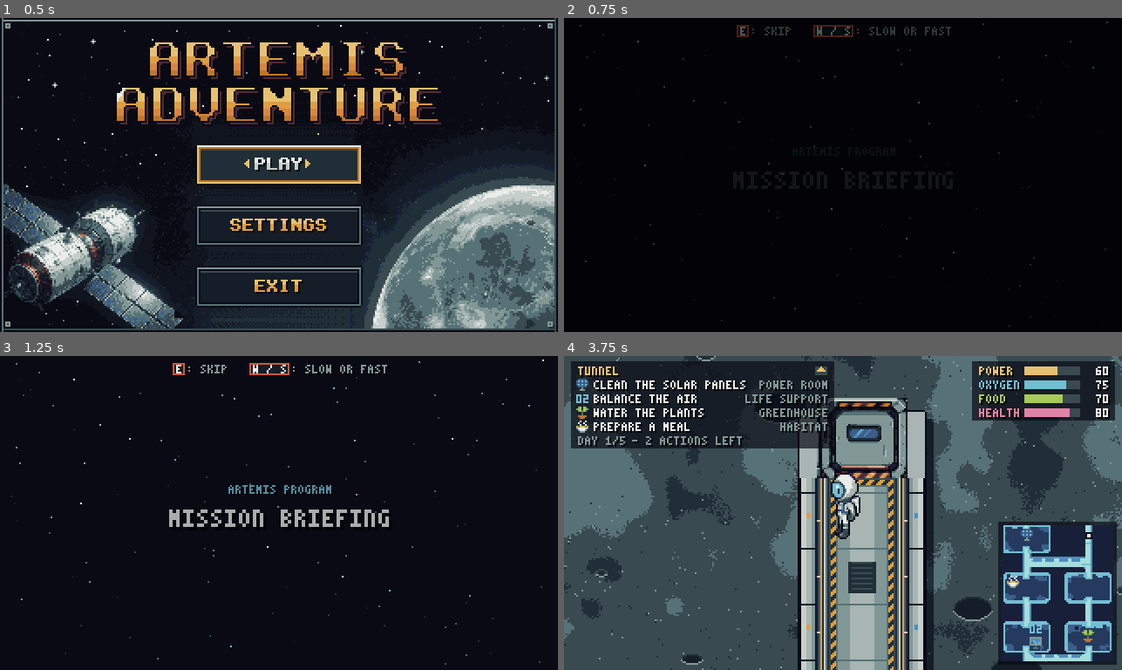
Above: before the commit, frames 1-4 (two rows, left to right).
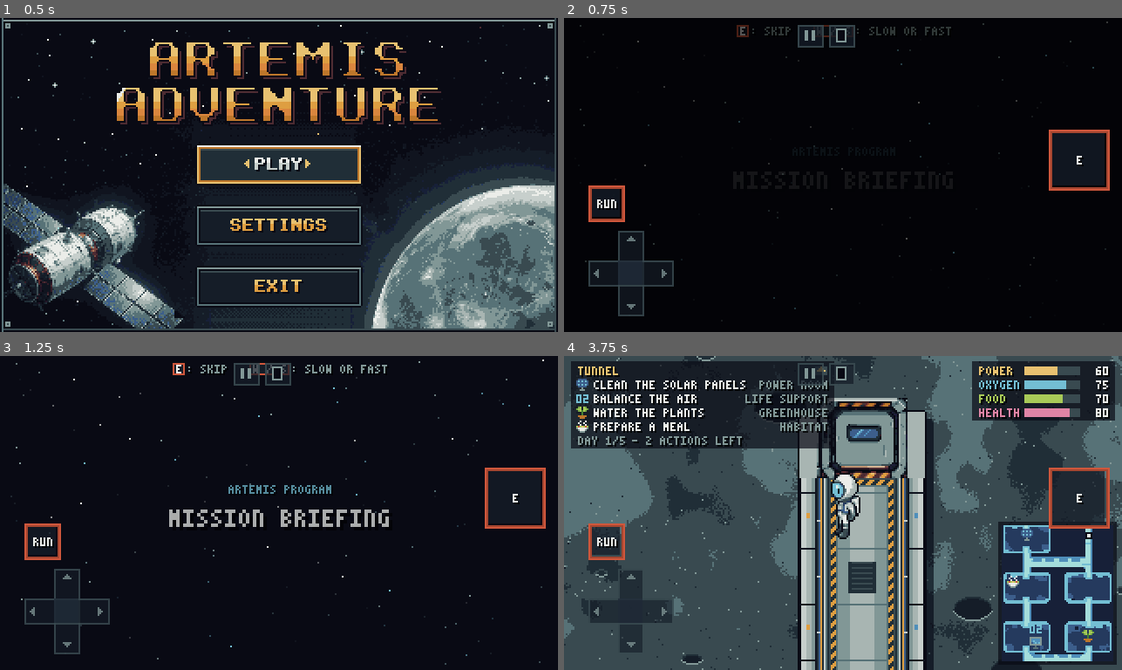
Above: after the commit, the same moments.

Repository: HattoriLoL/Artemis-Adventure
Game: Godot game, scene res://cenas/tela_inicial.tscn
Same seed, same stepped clock (60 frames per second), same inputs: the game is played once before the commit and once after it.
Inputs (mouse positions are in pixels of both pictures, inside the frame that each line leads up to):
- Up to frame 1 (0.5 s): no input
- Up to frame 2 (0.75 s): tap Enter (ui_accept) at 0.5 s; move the mouse to (965, 159) at 0.52 s; hold D (direita) from 0.53 s (still down); hold E (usar) from 0.53 s (still down); click (965, 159) at 0.67 s
- Up to frame 3 (1.25 s): keep holding D (direita); keep holding E (usar); tap Enter (ui_accept) at 0.77 s
- Up to frame 4 (3.75 s): release D (direita) at 1.25 s; release E (usar) at 1.25 s; drag from (731, 528) to (815, 575) at 1.27 s; tap Enter (ui_accept) at 2, 2.75, 3.5 s; move the mouse to (898, 443) at 2.02 s; hold D (direita) 2.03-2.75 s; hold E (usar) 2.03-2.75 s; click (898, 443) at 2.17 s; drag from (815, 575) to (675, 465) at 2.77 s; move the mouse to (1010, 560) at 3.52 s; hold A (esquerda) from 3.53 s (still down); hold E (usar) from 3.53 s (still down); tap J at 3.6 s; click (1010, 560) at 3.67 s

Frame 1 is identical in both runs. In frame 2, 4.0% of the frame differs, in the area x 4-98%, y 2-95%; in frame 3, 1.9%; in frame 4, 4.8%.

Commit message:
feat(mobile): suporte completo a controles touch, D-Pad virtual e otimizacao itch.io

Diff:
--- /dev/null
+++ b/jogo/cenas/mobile/touch_overlay.tscn
@@ -0,0 +1,8 @@
+[gd_scene load_steps=2 format=3]
+
+[ext_resource type="Script" path="res://scripts/mobile/touch_overlay.gd" id="1_touch"]
+
+[node name="TouchOverlay" type="CanvasLayer"]
+layer = 15
+process_mode = 3
+script = ExtResource("1_touch")
--- a/jogo/project.godot
+++ b/jogo/project.godot
@@ -16,6 +16,8 @@
 
 [autoload]
 
+MobileManager="*res://scripts/mobile/mobile_manager.gd"
+TouchOverlay="*res://cenas/mobile/touch_overlay.tscn"
 Opcoes="*res://scripts/opcoes.gd"
 Prints="*res://scripts/prints.gd"
 Missao="*res://scripts/missao.gd"
@@ -28,7 +30,13 @@
 window/size/window_width_override=1280
 window/size/window_height_override=720
 window/stretch/mode="viewport"
+window/stretch/aspect="keep"
 window/stretch/scale_mode="integer"
+
+[input_devices]
+
+pointing/emulate_touch_from_mouse=true
+pointing/emulate_mouse_from_touch=true
 
 [physics]
 
--- a/jogo/scripts/mapa.gd
+++ b/jogo/scripts/mapa.gd
@@ -508,6 +508,8 @@
 		_abrir_tutorial(id_tutorial, caminho, tf)
 		return
 	em_minigame = true
+	if has_node("/root/TouchOverlay"):
+		get_node("/root/TouchOverlay").definir_modo_minigame(true)
 	hud.visible = false
 	jogador.velocity = Vector2.ZERO
 	jogador.set_physics_process(false)
@@ -551,6 +553,8 @@
 ## nada (e o tutorial aparece de novo na próxima vez).
 func _abrir_tutorial(id_tutorial: String, caminho: String, tf: Dictionary) -> void:
 	em_minigame = true
+	if has_node("/root/TouchOverlay"):
+		get_node("/root/TouchOverlay").definir_modo_minigame(true)
 	hud.visible = false
 	jogador.velocity = Vector2.ZERO
 	jogador.set_physics_process(false)
@@ -578,6 +582,8 @@
 ## Abre o card de sala por cima do jogo, como o tutorial; fechar (E, Esc ou X) não gasta nada e o card não volta.
 func _abrir_card_sala(nome: String) -> void:
 	em_minigame = true
+	if has_node("/root/TouchOverlay"):
+		get_node("/root/TouchOverlay").definir_modo_minigame(true)
 	hud.visible = false
 	jogador.velocity = Vector2.ZERO
 	jogador.set_physics_process(false)
@@ -597,6 +603,8 @@
 func abrir_computador() -> void:
 	pc_visto_dia = Missao.dia
 	em_minigame = true
+	if has_node("/root/TouchOverlay"):
+		get_node("/root/TouchOverlay").definir_modo_minigame(true)
 	hud.visible = false
 	jogador.velocity = Vector2.ZERO
 	jogador.set_physics_process(false)
@@ -620,6 +628,8 @@
 func _fechar_minigame(mg: Control) -> void:
 	mg.queue_free()
 	em_minigame = false
+	if has_node("/root/TouchOverlay"):
+		get_node("/root/TouchOverlay").definir_modo_minigame(false)
 	desistir = 0.0
 	aviso_desistir.visible = false
 	quadro_fechou_minigame = Engine.get_process_frames()
--- /dev/null
+++ b/jogo/scripts/mobile/mobile_manager.gd
@@ -0,0 +1,100 @@
+extends Node
+## MobileManager: Gerenciador inteligente de detecção de dispositivo e suporte a toque.
+## Autoload que identifica celulares, tablets, ambientes Web e telas de toque.
+## Permite alternância dinâmica entre modo Teclado/Mouse e Touch Controls sem quebrar o PC.
+
+signal touch_controls_toggled(enabled: bool)
+signal input_mode_changed(mode: String)
+signal controls_minimized_changed(minimized: bool)
+
+## Propriedades de detecção de plataforma
+var is_mobile := false
+var has_touch := false
+var is_web := false
+var is_hybrid_device := false
+
+## Estado dos controles virtuais
+var touch_controls_enabled := false:
+	set(valor):
+		if touch_controls_enabled != valor:
+			touch_controls_enabled = valor
+			touch_controls_toggled.emit(touch_controls_enabled)
+
+var controls_minimized := false:
+	set(valor):
+		if controls_minimized != valor:
+			controls_minimized = valor
+			controls_minimized_changed.emit(controls_minimized)
+
+## Modo atual: "keyboard" ou "touch"
+var input_mode := "keyboard":
+	set(valor):
+		if input_mode != valor:
+			input_mode = valor
+			input_mode_changed.emit(input_mode)
+
+## Flag para forçar o overlay de toque mesmo em PC (útil para testes de desenvolvimento e depuração)
+var force_touch_for_testing := false
+
+
+func _ready() -> void:
+	process_mode = Node.PROCESS_MODE_ALWAYS
+	_detectar_plataforma()
+
+
+func _detectar_plataforma() -> void:
+	is_web = OS.has_feature("web")
+
+	# Detecção explícita de sistemas móveis (nativos e Web)
+	var eh_android: bool = OS.has_feature("android") or OS.has_feature("web_android")
+	var eh_ios: bool = OS.has_feature("ios") or OS.has_feature("web_ios")
+	is_mobile = eh_android or eh_ios
+
+	# Detecção de capacidade touchscreen
+	has_touch = DisplayServer.is_touchscreen_available()
+
+	# Dispositivo híbrido (ex: notebook touch, tablet com teclado conectado)
+	if has_touch and not is_mobile:
+		is_hybrid_device = true
+
+	# Ativação inicial dos controles
+	if is_mobile or (has_touch and not is_hybrid_device) or force_touch_for_testing:
+		touch_controls_enabled = true
+		input_mode = "touch"
+	else:
+		touch_controls_enabled = false
+		input_mode = "keyboard"
+
+	print("[MobileManager] Inicializado: is_mobile=%s, has_touch=%s, is_web=%s, controls_enabled=%s" % [
+		is_mobile, has_touch, is_web, touch_controls_enabled
+	])
+
+
+func _unhandled_input(ev: InputEvent) -> void:
+	# Observador dinâmico: se houver toque na tela pela primeira vez, ativa modo touch
+	if ev is InputEventScreenTouch or ev is InputEventScreenDrag:
+		has_touch = true
+		if input_mode != "touch":
+			input_mode = "touch"
+		if not touch_controls_enabled:
+			touch_controls_enabled = true
+	elif ev is InputEventKey:
+		# Se tecla física for usada em dispositivo híbrido, registra modo teclado
+		if input_mode != "keyboard":
+			input_mode = "keyboard"
+
+
+## Alterna manualmente a exibição dos controles virtuais
+func alternar_controles() -> void:
+	touch_controls_enabled = not touch_controls_enabled
+
+
+## Alterna o estado minimizado/compacto dos controles
+func alternar_minimizado() -> void:
+	controls_minimized = not controls_minimized
+
+
+## Vibração háptica de resposta a botões de toque (se suportada)
+func vibrar(ms: int = 25) -> void:
+	if is_mobile and Input.has_method("vibrate_handheld"):
+		Input.vibrate_handheld(ms)
--- /dev/null
+++ b/jogo/scripts/mobile/touch_overlay.gd
@@ -0,0 +1,151 @@
+extends CanvasLayer
+## TouchOverlay: Camada de controles touch na tela para dispositivos móveis e navegadores web.
+## Gerencia o D-Pad, o Botão de Ação [E], o Botão de Corrida e atalhos de topo (Pausa e Minimizar).
+
+const Fonte = preload("res://scripts/fonte.gd")
+const VirtualDPad = preload("res://scripts/mobile/virtual_dpad.gd")
+const VirtualActionButton = preload("res://scripts/mobile/virtual_action_button.gd")
+
+const COR_FUNDO_BOTAO := Color("#151d28", 0.75)
+const COR_BORDA_BOTAO := Color("#394a50", 0.90)
+const COR_ICONE := Color("#819796")
+const COR_ICONE_ATIVO := Color("#f2b134")
+
+var raiz_ui: Control
+var dpad: Control
+var btn_acao: Control
+var btn_correr: Control
+var btn_pausa: Control
+var btn_toggle: Control
+
+var em_minigame := false
+
+
+func _ready() -> void:
+	layer = 15
+	process_mode = Node.PROCESS_MODE_ALWAYS
+	_construir_ui()
+	_conectar_mobile_manager()
+	_atualizar_visibilidade()
+
+
+func _conectar_mobile_manager() -> void:
+	var mm = get_node_or_null("/root/MobileManager")
+	if mm:
+		mm.touch_controls_toggled.connect(_ao_alternar_controles)
+		mm.controls_minimized_changed.connect(_ao_alternar_minimizado)
+
+
+func _atualizar_visibilidade() -> void:
+	var mm = get_node_or_null("/root/MobileManager")
+	if mm:
+		visible = mm.touch_controls_enabled
+	else:
+		visible = false
+
+
+func _ao_alternar_controles(habilitado: bool) -> void:
+	visible = habilitado
+
+
+func _ao_alternar_minimizado(minimizado: bool) -> void:
+	if dpad:
+		dpad.visible = not minimizado and not em_minigame
+	if btn_acao:
+		btn_acao.visible = not minimizado
+	if btn_correr:
+		btn_correr.visible = not minimizado and not em_minigame
+
+
+## Notificação chamada pelo mapa.gd quando entra ou sai de minigame
+func definir_modo_minigame(ativo: bool, precisa_usar := true) -> void:
+	em_minigame = ativo
+	var mm = get_node_or_null("/root/MobileManager")
+	var minimizado: bool = mm.controls_minimized if mm else false
+
+	if dpad:
+		dpad.visible = not ativo and not minimizado
+	if btn_correr:
+		btn_correr.visible = not ativo and not minimizado
+	if btn_acao:
+		btn_acao.visible = (precisa_usar or not ativo) and not minimizado
+
+
+func _construir_ui() -> void:
+	raiz_ui = Control.new()
+	raiz_ui.name = "ControlesTouch"
+	raiz_ui.set_anchors_preset(Control.PRESET_FULL_RECT)
+	raiz_ui.mouse_filter = Control.MOUSE_FILTER_IGNORE
+	add_child(raiz_ui)
+
+	# 1. D-Pad Virtual (Inferior Esquerdo)
+	dpad = VirtualDPad.new()
+	dpad.name = "DPad"
+	dpad.raio = 24.0
+	dpad.position = Vector2(10, 118)
+	raiz_ui.add_child(dpad)
+
+	# 2. Botão de Corrida Virtual (Pequeno, acima do D-Pad)
+	btn_correr = VirtualActionButton.new()
+	btn_correr.name = "BtnCorrer"
+	btn_correr.raio = 10.0
+	btn_correr.rotulo = "RUN"
+	btn_correr.acao = "correr"
+	btn_correr.position = Vector2(12, 94)
+	raiz_ui.add_child(btn_correr)
+
+	# 3. Botão de Interação [E] (Lado Direito, posicionado ergonomicamente entre as barras e o minimapa)
+	btn_acao = VirtualActionButton.new()
+	btn_acao.name = "BtnInteragir"
+	btn_acao.raio = 17.0
+	btn_acao.rotulo = "E"
+	btn_acao.acao = "usar"
+	btn_acao.position = Vector2(276, 62)
+	raiz_ui.add_child(btn_acao)
+
+	# 4. Botão de Pausa (Topo Central, livre de sobreposição com tarefas e recursos)
+	btn_pausa = _criar_botao_topo(Vector2(134, 4), Vector2(14, 12), "pausa")
+	raiz_ui.add_child(btn_pausa)
+
+	# 5. Botão de Ocultar/Minimizar Controles (Ao lado da pausa)
+	btn_toggle = _criar_botao_topo(Vector2(152, 4), Vector2(14, 12), "toggle")
+	raiz_ui.add_child(btn_toggle)
+
+
+func _criar_botao_topo(pos: Vector2, tam: Vector2, tipo: String) -> Control:
+	var btn := Control.new()
+	btn.position = pos
+	btn.custom_minimum_size = tam
+	btn.size = tam
+	btn.mouse_filter = Control.MOUSE_FILTER_STOP
+
+	btn.gui_input.connect(func(ev: InputEvent):
+		if (ev is InputEventScreenTouch and ev.pressed) or (ev is InputEventMouseButton and ev.pressed and ev.button_index == MOUSE_BUTTON_LEFT):
+			if tipo == "pausa":
+				if not InputMap.has_action("ui_cancel"):
+					InputMap.add_action("ui_cancel")
+				Input.action_press("ui_cancel")
+				# Libera no quadro seguinte para registrar o pulso de clique
+				get_tree().create_timer(0.05).timeout.connect(func(): Input.action_release("ui_cancel"))
+			elif tipo == "toggle":
+				var mm = get_node_or_null("/root/MobileManager")
+				if mm:
+					mm.alternar_minimizado()
+	)
+
+	btn.draw.connect(func():
+		var r := Rect2(Vector2.ZERO, tam)
+		btn.draw_rect(r, COR_FUNDO_BOTAO)
+		btn.draw_rect(r, COR_BORDA_BOTAO, false, 1.0)
+
+		if tipo == "pausa":
+			# Desenha símbolo de pausa [||]
+			btn.draw_rect(Rect2(4, 3, 2, 6), COR_ICONE)
+			btn.draw_rect(Rect2(8, 3, 2, 6), COR_ICONE)
+		elif tipo == "toggle":
+			# Desenha ícone de controle / tela touch [📱]
+			btn.draw_rect(Rect2(4, 2, 6, 8), COR_ICONE)
+			btn.draw_rect(Rect2(5, 3, 4, 6), Color("#090a14"))
+	)
+
+	return btn
--- /dev/null
+++ b/jogo/scripts/mobile/virtual_action_button.gd
@@ -0,0 +1,110 @@
+extends Control
+## VirtualActionButton: Botão virtual de ação e interação ("usar" / [E]) em pixel art.
+## Alimenta a Input Action nativa "usar" com suporte a toque simples, toque contínuo e háptico.
+
+const Fonte = preload("res://scripts/fonte.gd")
+
+const COR_FUNDO := Color("#151d28", 0.75)
+const COR_FUNDO_PRESS := Color("#cf573c", 0.90)
+const COR_BORDA := Color("#cf573c", 1.0) # Borda vermelha característica de tecla de ação
+const COR_BORDA_PRESS := Color("#f2b134", 1.0)
+const COR_TEXTO := Color("#ebede9")
+const COR_TEXTO_PRESS := Color("#090a14")
+
+@export var raio: float = 16.0
+@export var rotulo: String = "E"
+@export var acao: String = "usar"
+
+var touch_id := -1
+var pressionado := false
+
+
+func _ready() -> void:
+	custom_minimum_size = Vector2(raio * 2 + 4, raio * 2 + 4)
+	mouse_filter = Control.MOUSE_FILTER_STOP
+
+
+func _exit_tree() -> void:
+	_liberar()
+
+
+func _notification(what: int) -> void:
+	if what == NOTIFICATION_PAUSED or what == NOTIFICATION_VISIBILITY_CHANGED:
+		if not is_visible_in_tree():
+			_liberar()
+
+
+func _gui_input(ev: InputEvent) -> void:
+	if ev is InputEventScreenTouch:
+		if ev.pressed and touch_id == -1:
+			touch_id = ev.index
+			_pressionar()
+			accept_event()
+		elif not ev.pressed and ev.index == touch_id:
+			_liberar()
+			accept_event()
+	elif ev is InputEventScreenDrag and ev.index == touch_id:
+		# Se arrastar o dedo para fora do raio do botão, libera a ação
+		var centro := size / 2.0
+		if (ev.position - centro).length() > (raio * 1.6):
+			_liberar()
+			accept_event()
+	# Suporte a mouse para testes no PC
+	elif ev is InputEventMouseButton:
+		if ev.button_index == MOUSE_BUTTON_LEFT:
+			if ev.pressed and touch_id == -1:
+				touch_id = 999
+				_pressionar()
+				accept_event()
+			elif not ev.pressed and touch_id == 999:
+				_liberar()
+				accept_event()
+
+
+func _pressionar() -> void:
+	if not pressionado:
+		pressionado = true
+		if not InputMap.has_action(acao):
+			InputMap.add_action(acao)
+		Input.action_press(acao)
+
+		# Feedback tátil sutil em mobile
+		if Engine.has_singleton("MobileManager") or get_node_or_null("/root/MobileManager"):
+			var mm = get_node_or_null("/root/MobileManager")
+			if mm and mm.has_method("vibrar"):
+				mm.vibrar(20)
+
+		queue_redraw()
+
+
+func _liberar() -> void:
+	if pressionado:
+		pressionado = false
+		touch_id = -1
+		if InputMap.has_action(acao):
+			Input.action_release(acao)
+		queue_redraw()
+
+
+func _draw() -> void:
+	var c := size / 2.0
+	var r := raio
+	var rect_botao := Rect2(c.x - r, c.y - r, r * 2.0, r * 2.0)
+
+	# Fundo do botão circular/octogonal em pixel art
+	var fundo := COR_FUNDO_PRESS if pressionado else COR_FUNDO
+	var borda := COR_BORDA_PRESS if pressionado else COR_BORDA
+
+	# Desenho com cantos cortados (estilo sci-fi retrô)
+	draw_rect(rect_botao.grow(-2), fundo)
+	draw_rect(rect_botao, borda, false, 1.0)
+
+	# Borda interna de relevo
+	draw_rect(rect_botao.grow(-1), borda.darkened(0.2) if not pressionado else borda.lightened(0.2), false, 1.0)
+
+	# Letra da tecla [E] centralizada
+	var y_off := 1.0 if pressionado else 0.0
+	var cor_txt := COR_TEXTO_PRESS if pressionado else COR_TEXTO
+	var x_pos := c.x
+	var y_pos := c.y - 2.5 + y_off
+	Fonte.centralizado(self, rotulo, x_pos, y_pos, cor_txt)
--- /dev/null
+++ b/jogo/scripts/mobile/virtual_dpad.gd
@@ -0,0 +1,189 @@
+extends Control
+## VirtualDPad: D-Pad direcional virtual em pixel art para movimentação em 8 direções.
+## Alimenta as Input Actions nativas ("cima", "baixo", "esquerda", "direita", "correr").
+
+const COR_FUNDO := Color("#151d28", 0.65)
+const COR_BORDA := Color("#394a50", 0.85)
+const COR_BORDA_CLARA := Color("#819796", 0.90)
+const COR_NORMAL := Color("#819796", 0.75)
+const COR_ATIVO := Color("#f2b134", 1.0) # Amarelo Apolo brilhante
+const COR_CENTRO := Color("#202b38", 0.8)
+
+var touch_id := -1
+var ativo := false
+var vetor_direcao := Vector2.ZERO
+
+var pressionado_cima := false
+var pressionado_baixo := false
+var pressionado_esquerda := false
+var pressionado_direita := false
+var pressionado_correr := false
+
+# Dimensões do D-Pad
+@export var raio: float = 24.0
+@export var zona_morta: float = 5.0
+
+
+func _ready() -> void:
+	custom_minimum_size = Vector2(raio * 2 + 8, raio * 2 + 8)
+	mouse_filter = Control.MOUSE_FILTER_STOP
+
+
+func _exit_tree() -> void:
+	_liberar_tudo()
+
+
+func _notification(what: int) -> void:
+	if what == NOTIFICATION_PAUSED or what == NOTIFICATION_VISIBILITY_CHANGED:
+		if not is_visible_in_tree():
+			_liberar_tudo()
+
+
+func _gui_input(ev: InputEvent) -> void:
+	if ev is InputEventScreenTouch:
+		if ev.pressed and touch_id == -1:
+			touch_id = ev.index
+			_atualizar_toque(ev.position)
+			accept_event()
+		elif not ev.pressed and ev.index == touch_id:
+			_liberar_tudo()
+			accept_event()
+	elif ev is InputEventScreenDrag and ev.index == touch_id:
+		_atualizar_toque(ev.position)
+		accept_event()
+	# Suporte a mouse (para testes e depuração no editor / PC)
+	elif ev is InputEventMouseButton:
+		if ev.button_index == MOUSE_BUTTON_LEFT:
+			if ev.pressed and touch_id == -1:
+				touch_id = 999
+				_atualizar_toque(ev.position)
+				accept_event()
+			elif not ev.pressed and touch_id == 999:
+				_liberar_tudo()
+				accept_event()
+	elif ev is InputEventMouseMotion and touch_id == 999:
+		_atualizar_toque(ev.position)
+		accept_event()
+
+
+func _atualizar_toque(pos: Vector2) -> void:
+	var centro := size / 2.0
+	var offset := pos - centro
+	var dist := offset.length()
+
+	if dist < zona_morta:
+		vetor_direcao = Vector2.ZERO
+		_atualizar_acoes(false, false, false, false, false)
+		queue_redraw()
+		return
+
+	# Normaliza e calcula componentes direcionais
+	var dir := offset.normalized()
+	vetor_direcao = dir
+
+	# Verifica se está no limite externo para ativar corrida rápida
+	var correr: bool = dist > (raio * 0.85)
+
+	var threshold := 0.38
+	var c := dir.y < -threshold
+	var b := dir.y > threshold
+	var e := dir.x < -threshold
+	var d := dir.x > threshold
+
+	_atualizar_acoes(c, b, e, d, correr)
+	queue_redraw()
+
+
+func _atualizar_acoes(c: bool, b: bool, e: bool, d: bool, correr: bool) -> void:
+	if c != pressionado_cima:
+		pressionado_cima = c
+		_set_action("cima", c)
+
+	if b != pressionado_baixo:
+		pressionado_baixo = b
+		_set_action("baixo", b)
+
+	if e != pressionado_esquerda:
+		pressionado_esquerda = e
+		_set_action("esquerda", e)
+
+	if d != pressionado_direita:
+		pressionado_direita = d
+		_set_action("direita", d)
+
+	if correr != pressionado_correr:
+		pressionado_correr = correr
+		_set_action("correr", correr)
+
+
+func _set_action(acao: String, pressionar: bool) -> void:
+	if not InputMap.has_action(acao):
+		InputMap.add_action(acao)
+	if pressionar:
+		Input.action_press(acao)
+	else:
+		Input.action_release(acao)
+
+
+func _liberar_tudo() -> void:
+	touch_id = -1
+	vetor_direcao = Vector2.ZERO
+	_atualizar_acoes(false, false, false, false, false)
+	queue_redraw()
+
+
+func _draw() -> void:
+	var c := size / 2.0
+
+	# Fundo da base do D-Pad (formato de cruz clássica em pixel art)
+	var w := 14.0
+	var h := raio * 2.0
+
+	# Braço Vertical
+	draw_rect(Rect2(c.x - w / 2.0, c.y - raio, w, h), COR_FUNDO)
+	draw_rect(Rect2(c.x - w / 2.0, c.y - raio, w, h), COR_BORDA, false, 1.0)
+
+	# Braço Horizontal
+	draw_rect(Rect2(c.x - raio, c.y - w / 2.0, h, w), COR_FUNDO)
+	draw_rect(Rect2(c.x - raio, c.y - w / 2.0, h, w), COR_BORDA, false, 1.0)
+
+	# Miolo Central
+	draw_rect(Rect2(c.x - w / 2.0, c.y - w / 2.0, w, w), COR_CENTRO)
+
+	# Setinhas direcionais
+	_desenha_seta_cima(Vector2(c.x, c.y - raio + 5), pressionado_cima)
+	_desenha_seta_baixo(Vector2(c.x, c.y + raio - 6), pressionado_baixo)
+	_desenha_seta_esquerda(Vector2(c.x - raio + 5, c.y), pressionado_esquerda)
+	_desenha_seta_direita(Vector2(c.x + raio - 6, c.y), pressionado_direita)
+
+
+func _desenha_seta_cima(p: Vector2, ativo: bool) -> void:
+	var cor: Color = COR_ATIVO if ativo else COR_NORMAL
+	var y_off: float = -1.0 if ativo else 0.0
+	draw_rect(Rect2(p.x, p.y + y_off - 2, 1, 1), cor)
+	draw_rect(Rect2(p.x - 1, p.y + y_off - 1, 3, 1), cor)
+	draw_rect(Rect2(p.x - 2, p.y + y_off, 5, 1), cor)
+
+
+func _desenha_seta_baixo(p: Vector2, ativo: bool) -> void:
+	var cor: Color = COR_ATIVO if ativo else COR_NORMAL
+	var y_off: float = 1.0 if ativo else 0.0
+	draw_rect(Rect2(p.x - 2, p.y + y_off, 5, 1), cor)
+	draw_rect(Rect2(p.x - 1, p.y + y_off + 1, 3, 1), cor)
+	draw_rect(Rect2(p.x, p.y + y_off + 2, 1, 1), cor)
+
+
+func _desenha_seta_esquerda(p: Vector2, ativo: bool) -> void:
+	var cor: Color = COR_ATIVO if ativo else COR_NORMAL
+	var x_off: float = -1.0 if ativo else 0.0
+	draw_rect(Rect2(p.x + x_off - 2, p.y, 1, 1), cor)
+	draw_rect(Rect2(p.x + x_off - 1, p.y - 1, 1, 3), cor)
+	draw_rect(Rect2(p.x + x_off, p.y - 2, 1, 5), cor)
+
+
+func _desenha_seta_direita(p: Vector2, ativo: bool) -> void:
+	var cor: Color = COR_ATIVO if ativo else COR_NORMAL
+	var x_off: float = 1.0 if ativo else 0.0
+	draw_rect(Rect2(p.x + x_off, p.y - 2, 1, 5), cor)
+	draw_rect(Rect2(p.x + x_off + 1, p.y - 1, 1, 3), cor)
+	draw_rect(Rect2(p.x + x_off + 2, p.y, 1, 1), cor)
--- /dev/null
+++ b/jogo/tests/mobile/test_minigame_touch.gd
@@ -0,0 +1,30 @@
+extends SceneTree
+
+func _init() -> void:
+	print("--- TESTE INICIADO: test_minigame_touch.gd ---")
+
+	var overlay = load("res://cenas/mobile/touch_overlay.tscn").instantiate()
+	root.add_child(overlay)
+
+	for i in 5:
+		await process_frame
+
+	assert(overlay.dpad != null, "D-Pad deve estar instanciado")
+	assert(overlay.btn_acao != null, "Botão Ação deve estar instanciado")
+	assert(overlay.btn_pausa != null, "Botão Pausa deve estar instanciado")
+	print("OK: Componentes do TouchOverlay instanciados corretamente")
+
+	# Simula entrada em minigame
+	overlay.definir_modo_minigame(true)
+	assert(overlay.dpad.visible == false, "D-Pad deve ser recolhido durante minigames para desobstruir a tela")
+	assert(overlay.btn_acao.visible == true, "Botão [E] deve continuar visível para minigames que precisam de interação")
+	print("OK: Modo minigame ativo validado (D-Pad oculto, Ação visível)")
+
+	# Simula saída de minigame
+	overlay.definir_modo_minigame(false)
+	assert(overlay.dpad.visible == true, "D-Pad deve reaparecer ao sair do minigame")
+	print("OK: Retorno do minigame validado")
+
+	overlay.queue_free()
+	print("--- TESTE CONCLUÍDO COM SUCESSO: test_minigame_touch.gd ---")
+	quit(0)
--- /dev/null
+++ b/jogo/tests/mobile/test_mobile_detection.gd
@@ -0,0 +1,40 @@
+extends SceneTree
+
+func _init() -> void:
+	print("--- TESTE INICIADO: test_mobile_detection.gd ---")
+
+	# Aguarda inicialização do SceneTree
+	for i in 3:
+		await process_frame
+
+	var mm = root.get_node_or_null("MobileManager")
+	assert(mm != null, "Autoload MobileManager deve estar presente no root")
+
+	# Verifica propriedades iniciais
+	assert(mm.input_mode in ["keyboard", "touch"], "input_mode deve ser 'keyboard' ou 'touch'")
+	print("OK: Detecção inicial de input_mode = ", mm.input_mode)
+
+	# Testa sinal ao alternar controles usando array para captura em lambda
+	var flag_toggle := [false]
+	mm.touch_controls_toggled.connect(func(habilitado: bool):
+		flag_toggle[0] = true
+		print("OK: Sinal touch_controls_toggled recebido com valor: ", habilitado)
+	)
+
+	var estado_antes: bool = mm.touch_controls_enabled
+	mm.alternar_controles()
+	assert(flag_toggle[0], "Sinal touch_controls_toggled deveria ter sido emitido")
+	assert(mm.touch_controls_enabled == not estado_antes, "touch_controls_enabled deveria ter invertido")
+
+	# Testa minimizar controles
+	var flag_min := [false]
+	mm.controls_minimized_changed.connect(func(min: bool):
+		flag_min[0] = true
+		print("OK: Sinal controls_minimized_changed recebido com valor: ", min)
+	)
+	mm.alternar_minimizado()
+	assert(flag_min[0], "Sinal controls_minimized_changed deveria ter sido emitido")
+	assert(mm.controls_minimized == true, "controls_minimized deveria ser true")
+
+	print("--- TESTE CONCLUÍDO COM SUCESSO: test_mobile_detection.gd ---")
+	quit(0)
--- /dev/null
+++ b/jogo/tests/mobile/test_touch_input.gd
@@ -0,0 +1,76 @@
+extends SceneTree
+
+func _init() -> void:
+	print("--- TESTE INICIADO: test_touch_input.gd ---")
+
+	# Garante que as ações existem
+	for acao in ["cima", "baixo", "esquerda", "direita", "correr", "usar"]:
+		if not InputMap.has_action(acao):
+			InputMap.add_action(acao)
+
+	var dpad = load("res://scripts/mobile/virtual_dpad.gd").new()
+	dpad.size = Vector2(56, 56)
+	root.add_child(dpad)
+
+	var btn = load("res://scripts/mobile/virtual_action_button.gd").new()
+	btn.size = Vector2(40, 40)
+	btn.acao = "usar"
+	root.add_child(btn)
+
+	for i in 5:
+		await process_frame
+
+	# 1. Simula toque para cima no D-Pad (centro x=28, y=10)
+	var ev_up := InputEventScreenTouch.new()
+	ev_up.index = 0
+	ev_up.pressed = true
+	ev_up.position = Vector2(28, 10)
+	dpad._gui_input(ev_up)
+
+	assert(Input.is_action_pressed("cima"), "Ação 'cima' deveria estar pressionada")
+	assert(not Input.is_action_pressed("baixo"), "Ação 'baixo' NÃO deveria estar pressionada")
+	print("OK: D-Pad toque CIMA validado com sucesso")
+
+	# 2. Simula liberação do toque no D-Pad
+	var ev_release := InputEventScreenTouch.new()
+	ev_release.index = 0
+	ev_release.pressed = false
+	ev_release.position = Vector2(28, 10)
+	dpad._gui_input(ev_release)
+
+	assert(not Input.is_action_pressed("cima"), "Ação 'cima' deve ser liberada imediatamente (sem movimento fantasma)")
+	print("OK: D-Pad liberação limpa (zero ghost movement)")
+
+	# 3. Simula diagonal (Cima + Direita, x=45, y=10)
+	var ev_diag := InputEventScreenTouch.new()
+	ev_diag.index = 0
+	ev_diag.pressed = true
+	ev_diag.position = Vector2(45, 10)
+	dpad._gui_input(ev_diag)
+
+	assert(Input.is_action_pressed("cima") and Input.is_action_pressed("direita"), "Ambas ações 'cima' e 'direita' devem estar ativas")
+	print("OK: D-Pad movimentação diagonal (Cima + Direita) validada")
+
+	ev_diag.pressed = false
+	dpad._gui_input(ev_diag)
+	assert(not Input.is_action_pressed("cima") and not Input.is_action_pressed("direita"), "Diagonal liberada perfeitamente")
+
+	# 4. Simula toque no Botão de Ação [E]
+	var ev_btn := InputEventScreenTouch.new()
+	ev_btn.index = 1
+	ev_btn.pressed = true
+	ev_btn.position = Vector2(20, 20)
+	btn._gui_input(ev_btn)
+
+	assert(Input.is_action_pressed("usar"), "Ação 'usar' deve estar pressionada ao tocar no botão")
+	print("OK: Botão [E] toque pressionado validado")
+
+	ev_btn.pressed = false
+	btn._gui_input(ev_btn)
+	assert(not Input.is_action_pressed("usar"), "Ação 'usar' deve ser liberada ao soltar o dedo")
+	print("OK: Botão [E] liberação validada com sucesso")
+
+	dpad.queue_free()
+	btn.queue_free()
+	print("--- TESTE CONCLUÍDO COM SUCESSO: test_touch_input.gd ---")
+	quit(0)
Not shown, added: docs/MOBILE_IMPLEMENTATION.md
Not shown, added: docs/MOBILE_TEST_REPORT.md
